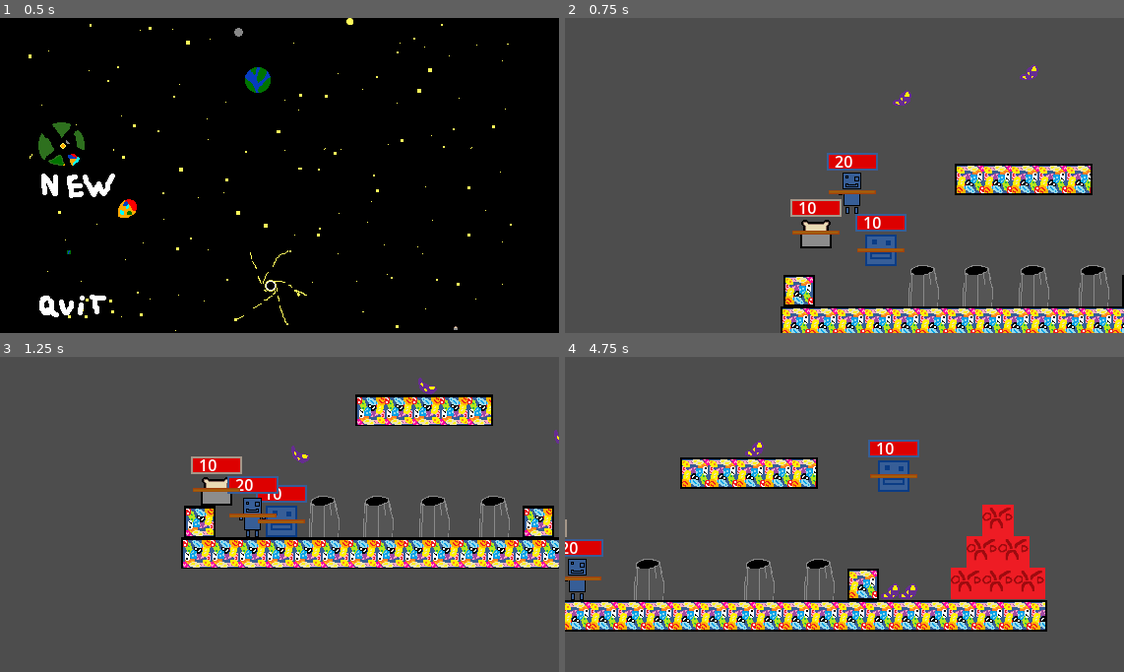
Above: before the commit, frames 1-4 (two rows, left to right).
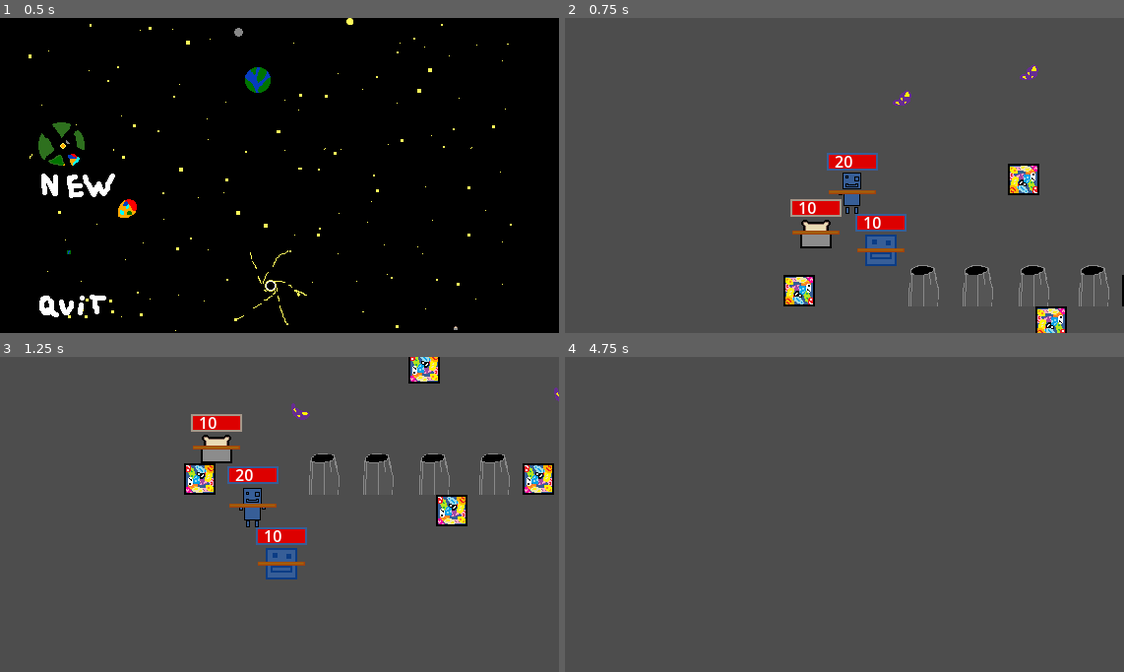
Above: after the commit, the same moments.

Repository: Ksawex4/Block-Jumper-Godot
Game: Godot game, scene res://Scenes/main_menu.tscn
The game is run twice, just before and just after one commit, with the same random seed, the same clock (stepped at 60 frames per second) and the same inputs.
Inputs (mouse positions are in pixels of both pictures, inside the frame that each line leads up to):
- Up to frame 1 (0.5 s): no input
- Up to frame 2 (0.75 s): click (643, 184) at 0.5 s
- Up to frame 3 (1.25 s): no input
- Up to frame 4 (4.75 s): hold D (FencyRight) 1.28-2.78 s; tap 1 (CamFency) at 1.35, 4.35 s; tap W (FencyJump) at 1.52, 2.27, 3.77, 4.52 s; tap 2 (CamPanLoduwka) at 2.1 s; hold A (FencyLeft) 2.78-3.53 s; tap 3 (CamToasty) at 2.85 s; hold D (FencyRight) from 3.53 s (still down); tap Z (Interract) at 3.6 s

Frame 1 is identical in both runs. In frame 2, 7.3% of the frame differs, in the area x 38-100%, y 46-100%; in frame 3, 18%, in the area x 32-100%, y 0-71%; in frame 4, 18%.

Commit message:
BeanBlock is now animated again

Diff:
--- a/Scenes/Objects/bean_block.tscn
+++ b/Scenes/Objects/bean_block.tscn
@@ -1,7 +1,7 @@
 [gd_scene load_steps=10 format=3 uid="uid://d35pybk0uw3rv"]
 
 [ext_resource type="Texture2D" uid="uid://cwy2euwwaaks1" path="res://Textures/BeanBlock/BeanBlockF1.png" id="1_2264p"]
-[ext_resource type="Script" uid="uid://c7j6qtrlrjr0j" path="res://Scenes/Objects/bean_block.gd" id="1_uuxnd"]
+[ext_resource type="Script" uid="uid://c7j6qtrlrjr0j" path="res://Scripts/bean_block.gd" id="1_uuxnd"]
 [ext_resource type="Texture2D" uid="uid://cy76oylpquvdd" path="res://Textures/BeanBlock/BeanBlockF2.png" id="3_j1g6e"]
 [ext_resource type="Texture2D" uid="uid://djadu6syn1m4v" path="res://Textures/BeanBlock/BeanBlockF3.png" id="4_4e2n1"]
 [ext_resource type="Texture2D" uid="uid://blug1wug1jyyu" path="res://Textures/BeanBlock/BeanBlockF4.png" id="5_vuqm0"]
@@ -73,3 +73,4 @@
 
 [node name="CollisionShape2D" type="CollisionShape2D" parent="."]
 shape = SubResource("RectangleShape2D_14tek")
+disabled = true
--- a/Scenes/Objects/bean_block.gd
+++ b/Scripts/bean_block.gd
@@ -1,17 +1,17 @@
 extends CharacterBody2D
 
-@export var Size = Vector2(1, 1)
-
 func _ready() -> void:
+	var scaleMultiplier = scale
+	scale = Vector2(1.0, 1.0)
 	$NinePatchRect/AnimationPlayer.play("BeanBlock")
+	$NinePatchRect/AnimationPlayer.get_animation("BeanBlock").loop = true
 	$CollisionShape2D.shape = $CollisionShape2D.shape.duplicate()
-	$NinePatchRect.size = Size
-	$CollisionShape2D.shape.size = Size
+	$NinePatchRect.size *= scaleMultiplier
+	$CollisionShape2D.shape.size *= scaleMultiplier
 	$NinePatchRect.anchor_left = 0
 	$NinePatchRect.anchor_right = 0
 	$NinePatchRect.anchor_top = 0
 	$NinePatchRect.anchor_bottom = 0
-	$NinePatchRect.position = -Size / 2
-	$CollisionShape2D.shape.size = Size
 	$CollisionShape2D.position = Vector2.ZERO
-	$NinePatchRect/AnimationPlayer.get_animation("BeanBlock").loop = true
+	$NinePatchRect.position = -$CollisionShape2D.shape.size / 2
+	$CollisionShape2D.disabled = false
Renamed: Scenes/fly_thing.tscn -> Scenes/Objects/fly_thing.tscn
Renamed: Scenes/Objects/bean_block.gd.uid -> Scripts/bean_block.gd.uid
